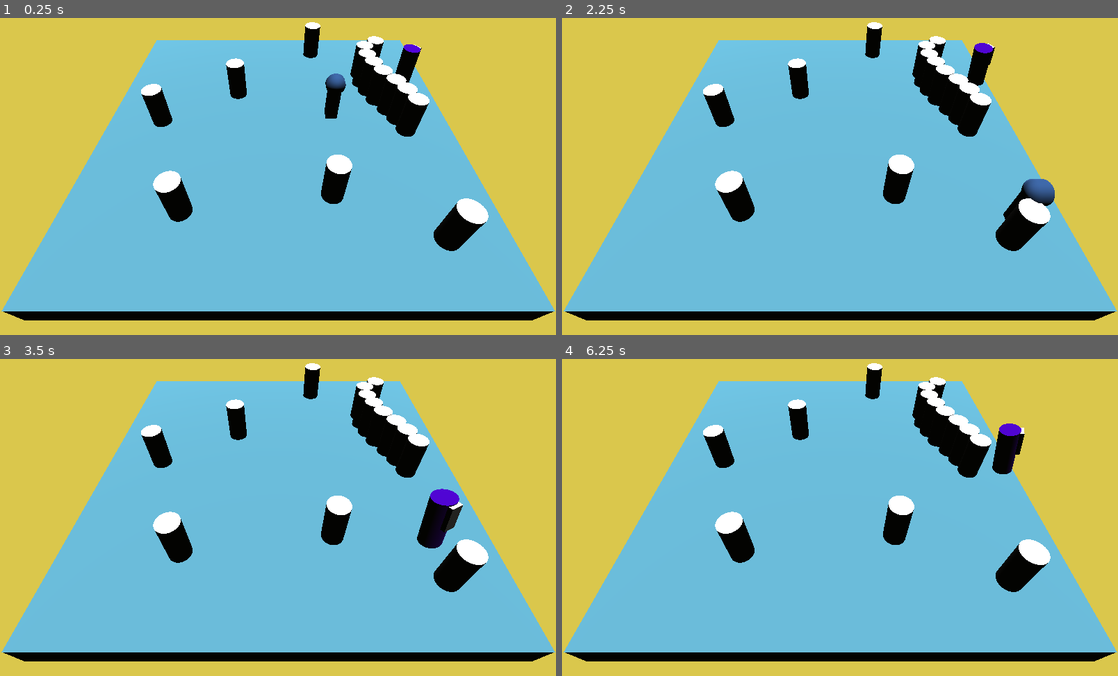
Above: before the commit, frames 1-4 (two rows, left to right).
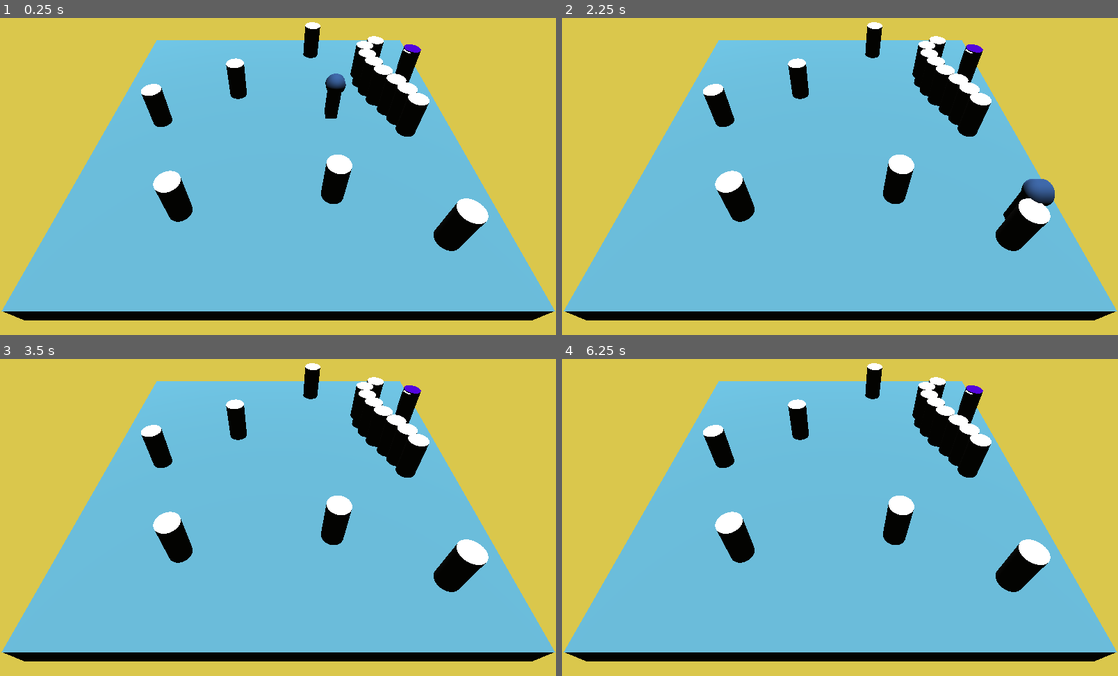
Above: after the commit, the same moments.

Repository: OnyJ/Medusa-old
Game: Godot game, scene res://scenes/Main.tscn
Same seed, same stepped clock (60 frames per second), same inputs: the game is played once before the commit and once after it.
Inputs:
- Up to frame 1 (0.25 s): no input
- Up to frame 2 (2.25 s): tap Enter at 0.5 s; hold D (move_right) 0.53-1.28 s; tap Space at 1.25 s; hold S (move_back) 1.28-2.03 s; hold D (move_right) from 2.03 s (still down)
- Up to frame 3 (3.5 s): release D (move_right) at 2.78 s; hold Z (move_forward) from 2.78 s (still down)
- Up to frame 4 (6.25 s): release Z (move_forward) at 3.53 s; hold Q (move_left) 3.53-5.03 s; hold S (move_back) 5.03-5.78 s; tap Enter at 5.75 s; hold D (move_right) from 5.78 s (still down)

The runs differ from the first frame. In frame 1, less than 0.1% of the frame differs, in the area x 71-76%, y 8-21%; in frame 2, 0.5%; in frame 3, 1.3%, in the area x 71-84%, y 8-60%; in frame 4, 1.0%.

Commit message:
medusa follows player only when VeryWideLook

Diff:
--- a/scenes/Medusa.tscn
+++ b/scenes/Medusa.tscn
@@ -15,6 +15,9 @@
 
 [sub_resource type="BoxShape" id=5]
 extents = Vector3( 3.02191, 1, 5.22927 )
+
+[sub_resource type="BoxShape" id=6]
+extents = Vector3( 1, 1.45135, 19.5204 )
 
 [node name="Medusa" type="KinematicBody"]
 transform = Transform( -0.8, 0, -2.7259e-07, 0, 1.5, 0, 3.11531e-07, 0, -0.7, 0, 1.47819, 0 )
@@ -45,4 +48,14 @@
 [node name="CollisionShape" type="CollisionShape" parent="WideEyeDetector"]
 transform = Transform( 1, 0, 5.68434e-14, 0, 1, 0, -8.52651e-14, 0, 1, 6.82121e-13, 0.0236223, 5.95281 )
 shape = SubResource( 5 )
+
+[node name="VeryWideLook" type="Area" parent="."]
+transform = Transform( 1, 0, -1.98952e-13, 0, 1, 0, -2.27374e-13, 0, 1, -2.49702e-06, 0.404879, 7.32827 )
+collision_layer = 4
+collision_mask = 2
+
+[node name="CollisionShape" type="CollisionShape" parent="VeryWideLook"]
+transform = Transform( 1, 0, 0, 0, 1, 0, -5.68434e-14, 0, 1, -4.34156e-06, 0, 12.7417 )
+shape = SubResource( 6 )
 [connection signal="body_entered" from="WideEyeDetector" to="." method="_on_WideEyeDetector_body_entered"]
+[connection signal="body_entered" from="VeryWideLook" to="." method="_on_VeryWideLook_body_entered"]
--- a/scripts/Medusa.gd
+++ b/scripts/Medusa.gd
@@ -35,24 +35,28 @@
 
 
 func _physics_process(delta):
-	look_at_player()
-	follow_player(delta)
 
 	# if collision, chase for x seconds
 	match state: # like a switch
 		CHILL:
 			pass
 		CHASE:
-#			print("chasing")
-			pass
+			print("chasing")
+			look_at_player()
+			follow_player(delta)
+			yield(get_tree().create_timer(1.5), "timeout")
+			state = CHILL
+			print("stop chasing")
+
 
 
 func look_at_player():
-	look_at_from_position(global_transform.origin, player_position, Vector3.UP)
+#	look_at_from_position(global_transform.origin, player_position, Vector3.UP)
 #	look_at(player_position, Vector3.UP)
 #	self.rotate(Vector3.UP, rotation.y)
 #	self.rotate_y()
 #	direction = velocity.rotated(Vector3.UP, rotation.y)
+
 	pass
 
 func follow_player(delta):
@@ -74,6 +78,10 @@
 
 func _on_WideEyeDetector_body_entered(body):
 	print("player entered")
+
+func _on_VeryWideLook_body_entered(body):
+	state = CHASE
+	print("player aligned")
 
 
 ##########################
Not shown: 1 places in scenes/Medusa.tscn that only renumber resources
